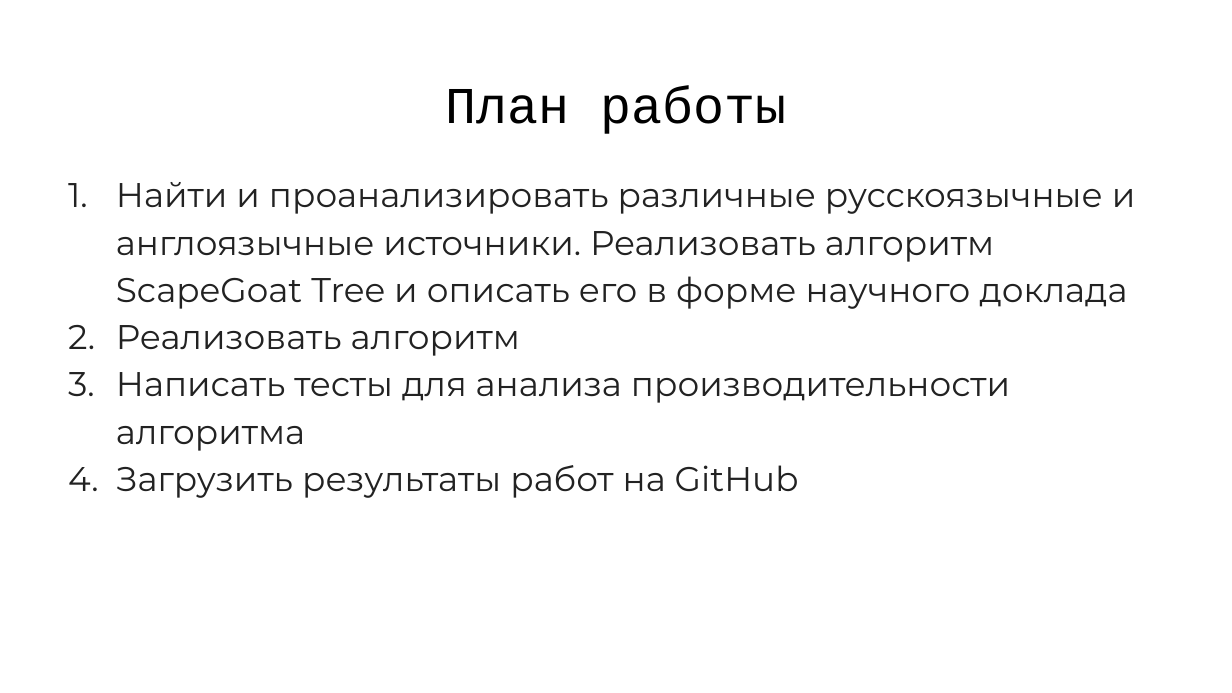
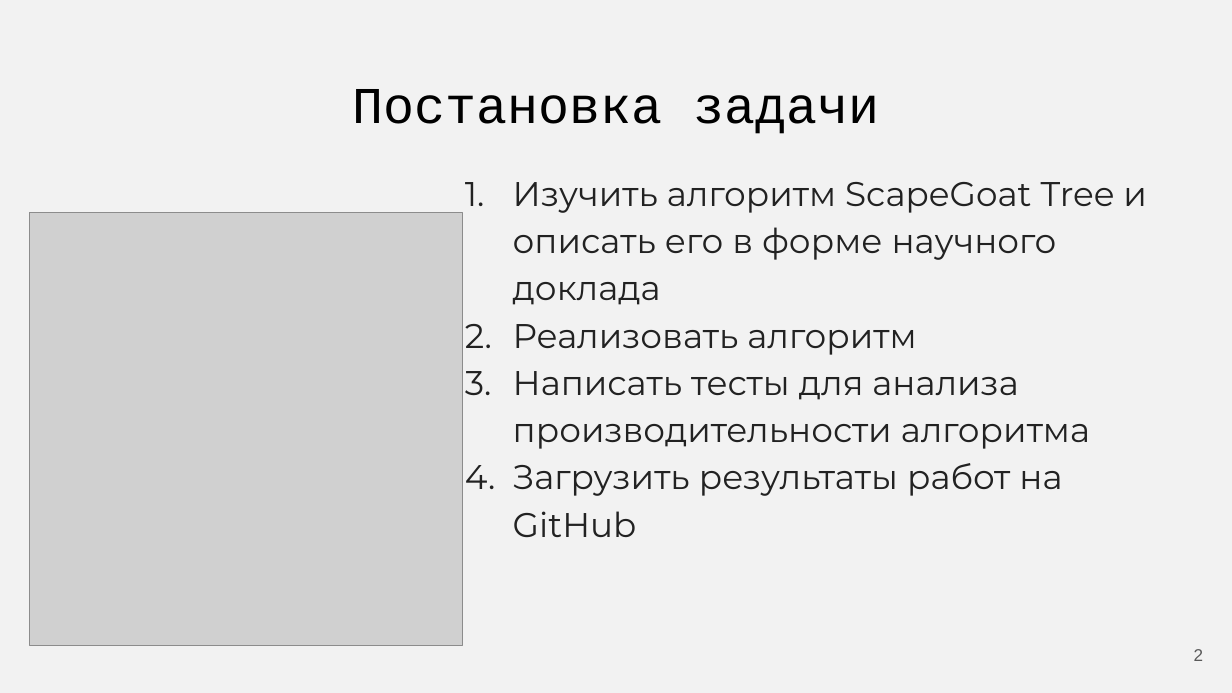
Before and after one commit to Flnchkv/ScapeGoat_Three, a slide deck: slide 2 of ScapeGoat Three.pptx (slide 4 before the commit). Drawn at 1232x693 pixels with LibreOffice and Linux fonts; fonts in the diff are those of the drawing; grey boxes stand for pictures. Boxes give left, top, right and bottom in pixels: in the first picture for what was removed or moved away, otherwise in the second. Text is boxed around its words. In the diff, an @@ line names an element or a change of style, - is before the commit and + after.

```diff
--- a/ScapeGoat Three.pptx
+++ b/ScapeGoat Three.pptx
@@ background #FFFFFF to #F2F2F2 @@
@@ title at (352,89,879,134): text changed @@
-План работы
+Постановка задачи
@@ text "Изучить алгоритм ScapeGoat Tree и ...": place and size @@
-text "Изучить алгоритм ScapeGoat Tree и ..." at (116,182,1136,498)
+text "Изучить алгоритм ScapeGoat Tree и ..." at (513,182,1147,537)
@@ text at (513,182,1147,305): text changed @@
-1. Найти и проанализировать различные русскоязычные и англоязычные источники. Реализовать алгоритм ScapeGoat Tree и описать его в форме научного доклада
+1. Изучить алгоритм ScapeGoat Tree и описать его в форме научного доклада
@@ picture added at (30,213,462,646) @@
@@ text at (513,324,1090,537): highlight #FFFFFF to none in "Реализовать алгоритм", "Написать тесты для анализа производительности алгоритма", "Загрузить результаты работ на GitHub" @@
@@ page number added at (1194,649,1204,661), 10 pt, text #595959 @@
+2
```
Also in this commit, not shown: 4 other slides changed, 3 slides added, 8 slides removed, 1 other file.
